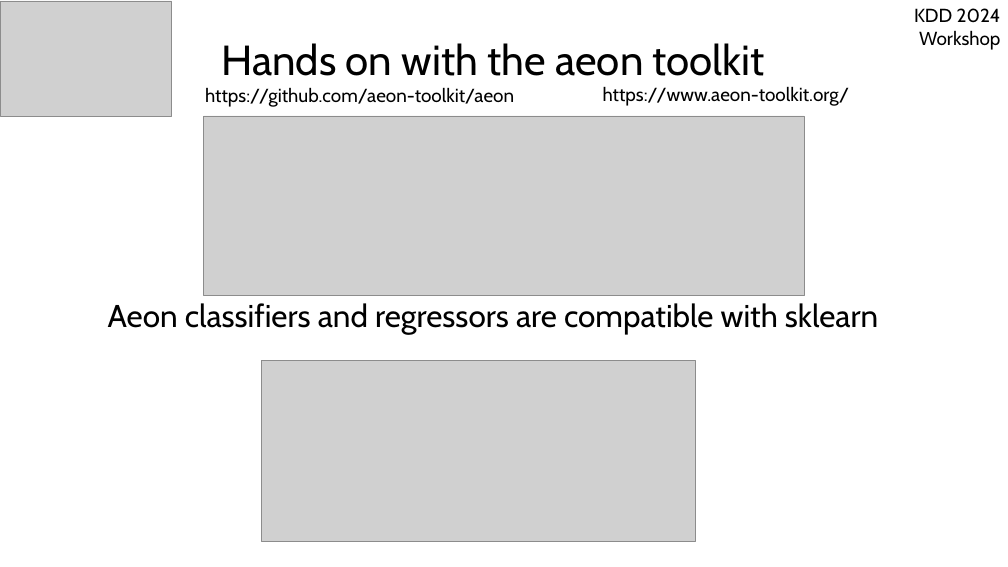
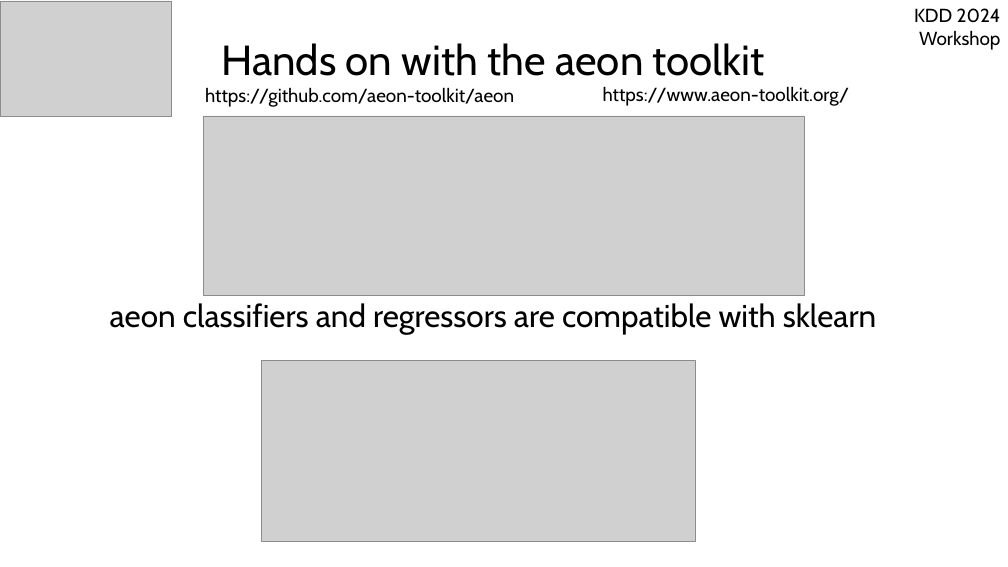
Before and after one commit to aeon-toolkit/aeon-tutorials, a slide deck: slide 7 of KDD-2024/Slides/part1_Introduction.pptx. Drawn at 1008x567 pixels with LibreOffice and Linux fonts; fonts in the diff are those of the drawing; grey boxes stand for pictures. Boxes give left, top, right and bottom in pixels: in the first picture for what was removed or moved away, otherwise in the second. Text is boxed around its words. In the diff, an @@ line names an element or a change of style, - is before the commit and + after.

```diff
--- a/KDD-2024/Slides/part1_Introduction.pptx
+++ b/KDD-2024/Slides/part1_Introduction.pptx
@@ text at (110, 303, 876, 334): text changed @@
-Aeon classifiers and regressors are compatible with sklearn
+aeon classifiers and regressors are compatible with sklearn
```
Also in this commit, not shown: 3 other slides changed, 1 other file.
